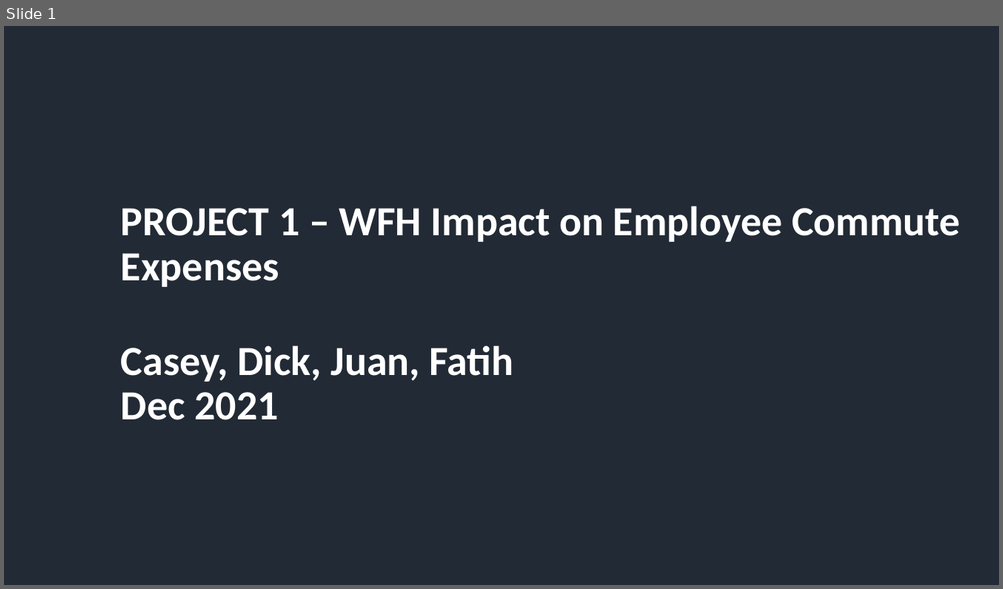
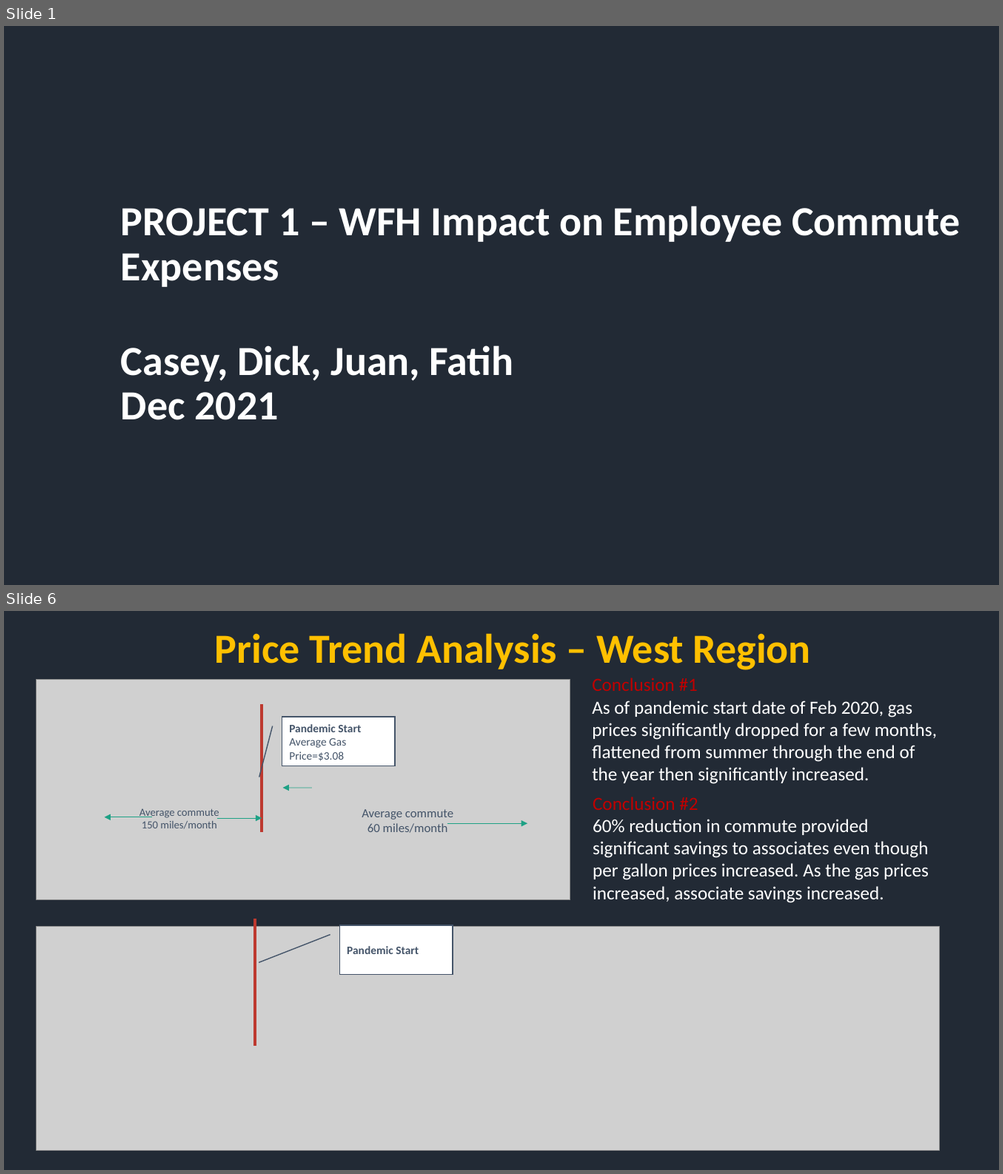
Before and after one commit to thayercasey/project_1, a slide deck: Wfh_Impact_on_Commute_Costs.pptx. Shown one above the other, each under a label of ours: slide 1 before the commit, slides 1 and 6 after it; the slides between them are not shown. The pictures are 1003x589 and 1003x1174 pixels, drawn with LibreOffice and Linux fonts; fonts in the diff are those of the drawing; grey boxes stand for pictures. Boxes give left, top, right and bottom in pixels: in the first picture for what was removed or moved away, otherwise in the second. Text is boxed around its words. In the diff, an @@ line names an element or a change of style, - is before the commit and + after.

```diff
--- a/Wfh_Impact_on_Commute_Costs.pptx
+++ b/Wfh_Impact_on_Commute_Costs.pptx
@@ slide 6 added at [4, 611, 999, 1170], background #222A34 @@
@@ text added at [215, 633, 811, 670], 40 pt, text #FFC000, bold @@
+Price Trend Analysis – West Region
@@ text added at [592, 678, 936, 784], 18 pt, text #FFFFFF @@
+Conclusion #1
+As of pandemic start date of Feb 2020, gas prices significantly dropped for a few months, flattened from summer through the end of the year then significantly increased.
@@ group added at [36, 680, 570, 900]: 4 arrows, 2 texts, 1 picture, 1 line, 1 border callout @@
+Pandemic Start
+Average Gas Price=$3.08
+Average commute
+150 miles/month
+Average commute
+60 miles/month
@@ text added at [592, 797, 928, 903], 18 pt, text #FFFFFF @@
+Conclusion #2
+60% reduction in commute provided significant savings to associates even though per gallon prices increased. As the gas prices increased, associate savings increased.
@@ line added from (255, 918) to (255, 1047), #BD392F 2.5 pt @@
@@ picture added at [36, 926, 939, 1150] @@
@@ border callout added at [340, 925, 452, 975], fill #FFFFFF, outline #445469 1 pt, 11 pt, text #445469, bold @@
+Pandemic Start
```
Also in this commit, not shown: 1 slide changed, 7 other slides added, 4 slides removed, 1 other file.
